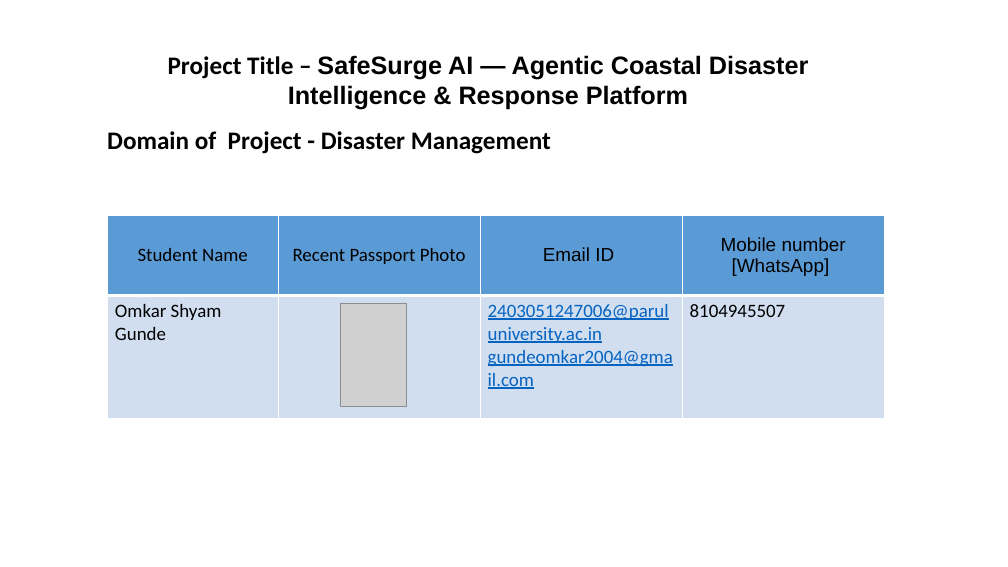
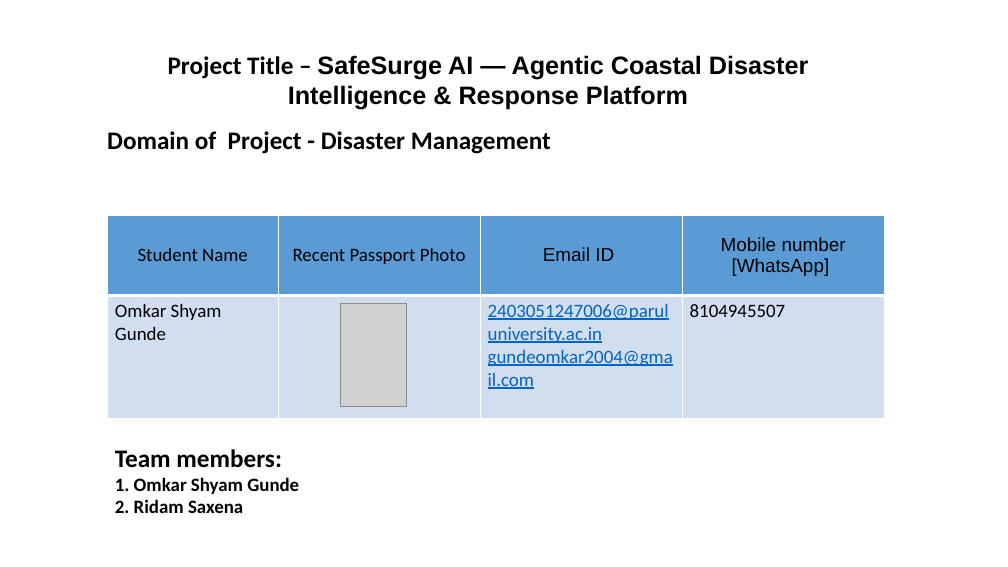
Before and after one commit to OmkarGunde/SafeSurge-AI, a slide deck: slide 2 of SafeSurge_AI_Project_Submission.pptx. Drawn at 1008x567 pixels with LibreOffice and Linux fonts; fonts in the diff are those of the drawing; grey boxes stand for pictures. Boxes give left, top, right and bottom in pixels: in the first picture for what was removed or moved away, otherwise in the second. Text is boxed around its words. In the diff, an @@ line names an element or a change of style, - is before the commit and + after.

Commit message:
Update project submission PPT

```diff
--- a/SafeSurge_AI_Project_Submission.pptx
+++ b/SafeSurge_AI_Project_Submission.pptx
@@ text added at <box>115,449,299,513</box>, 18 pt, text #000000, bold @@
+Team members:
+1. Omkar Shyam Gunde
+2. Ridam Saxena
```
